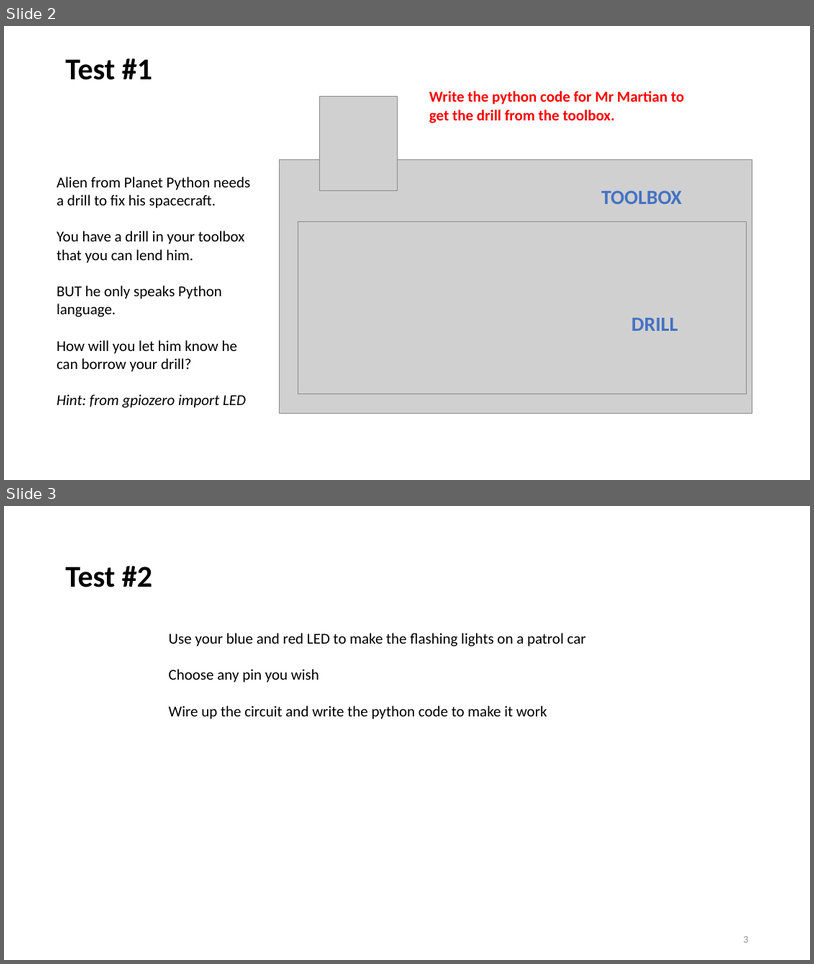
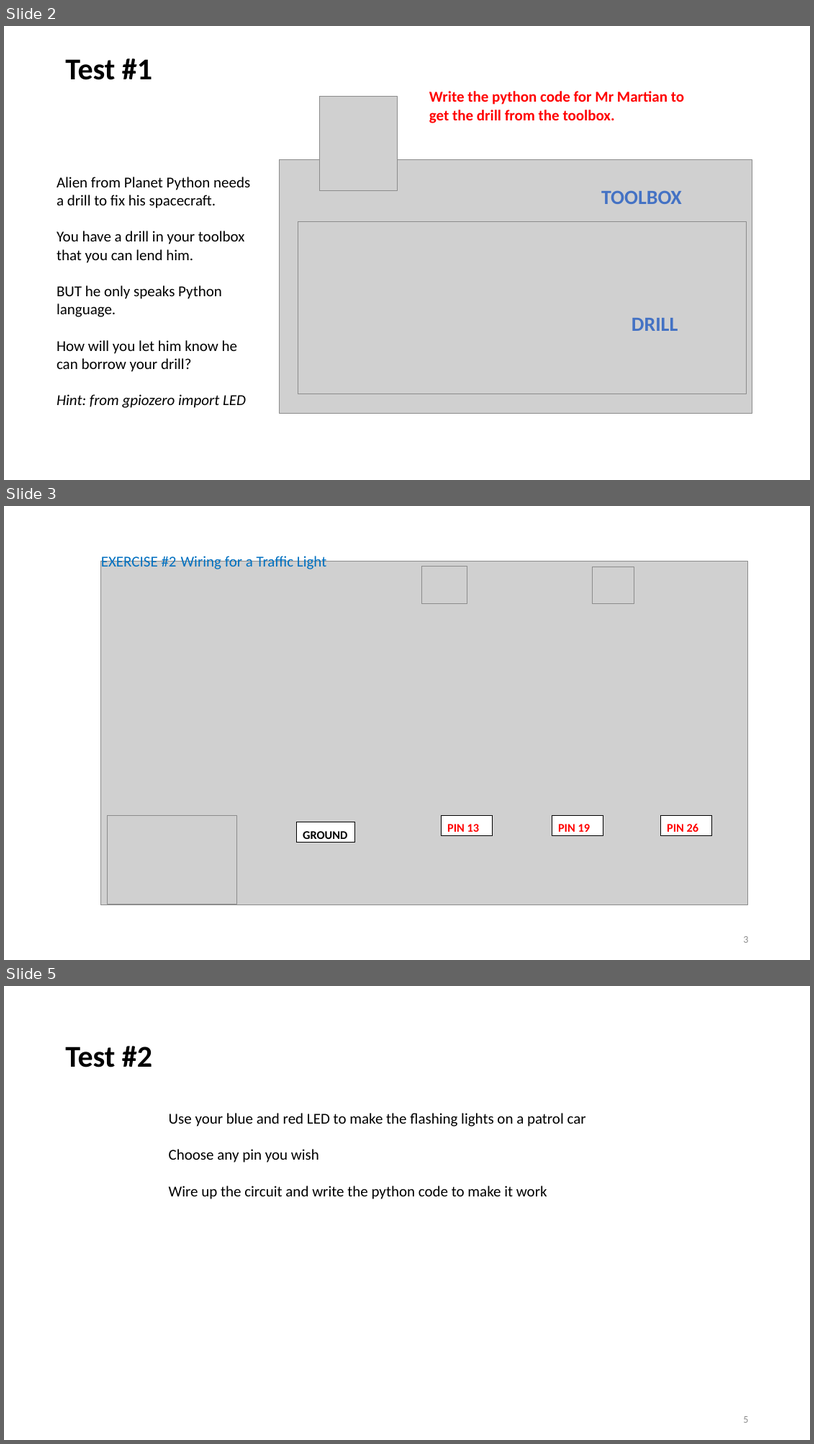
Before and after one commit to ssgoh/Intro_To_Raspberry_Pi, a slide deck: Week 2/021 - Lesson 2 - Pedestrian Crossing (WEEK 2).pptx. Shown one above the other, each under a label of ours: slides 2 and 3 before the commit, slides 2, 3 and 5 after it; the slides between them are not shown. The pictures are 814x964 and 814x1444 pixels, drawn with LibreOffice and Linux fonts; fonts in the diff are those of the drawing; grey boxes stand for pictures. Boxes give left, top, right and bottom in pixels: in the first picture for what was removed or moved away, otherwise in the second. Text is boxed around its words. In the diff, an @@ line names an element or a change of style, - is before the commit and + after.

```diff
--- a/Week 2/021 - Lesson 2 - Pedestrian Crossing (WEEK 2).pptx
+++ b/Week 2/021 - Lesson 2 - Pedestrian Crossing (WEEK 2).pptx
@@ slide 3 added at [4,506,810,960], background #FFFFFF @@
@@ group added at [100,554,748,905]: 4 pictures, 4 rectangles, 2 texts @@
+EXERCISE #2
+Wiring for a Traffic Light
+PIN 13
+PIN 19
+PIN 26
+GROUND
@@ picture added at [700,849,728,905] @@
@@ page number added at [743,936,748,942], 12 pt, text #8C8C8C @@
+3
@@ what was slide 3 is now slide 5 @@
```
Also in this commit, not shown: 1 slide changed, 6 other slides added, 3 other files.
